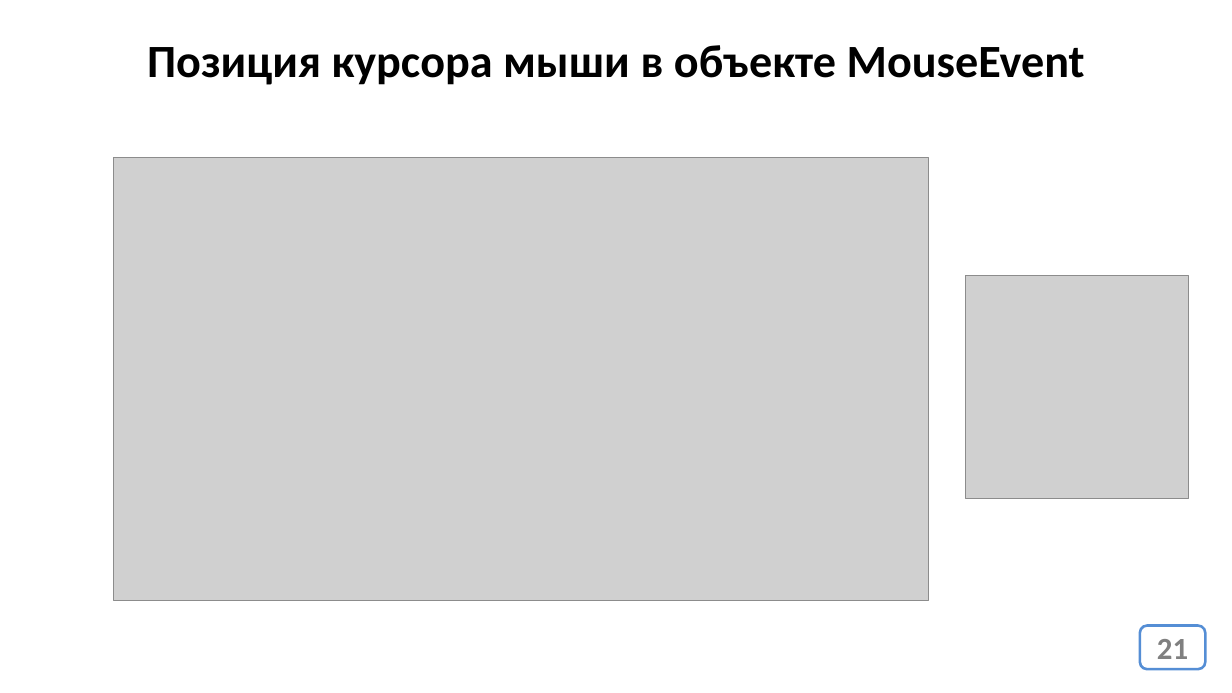
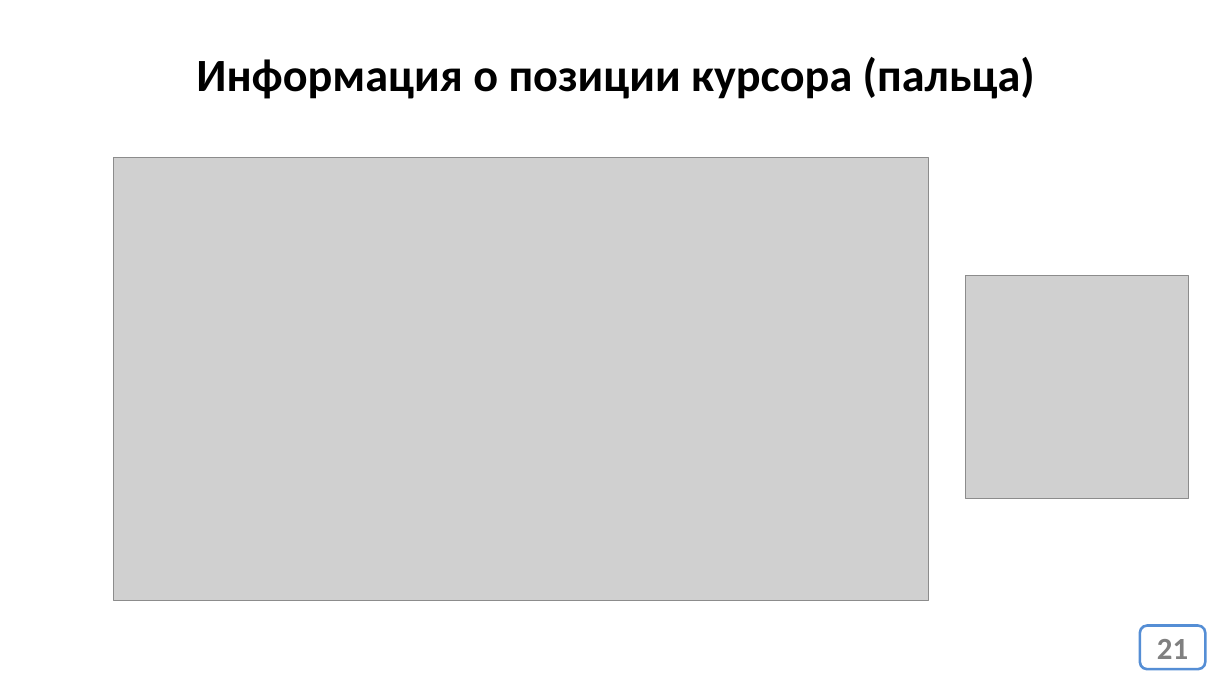
Before and after one commit to js-13-ort-dnipro/lesson05, a slide deck: slide 21 of lesson08.pptx. Drawn at 1232x693 pixels with LibreOffice and Linux fonts; fonts in the diff are those of the drawing; grey boxes stand for pictures. Boxes give left, top, right and bottom in pixels: in the first picture for what was removed or moved away, otherwise in the second. Text is boxed around its words. In the diff, an @@ line names an element or a change of style, - is before the commit and + after.

```diff
--- a/lesson08.pptx
+++ b/lesson08.pptx
@@ text removed at [147,45,1085,85] @@
-Позиция курсора мыши в объекте MouseEvent
@@ text added at [196,57,1035,99], 36 pt, text #000000, bold @@
+Информация о позиции курсора (пальца)
```
Also in this commit, not shown: 4 other slides changed, 1 other file.
